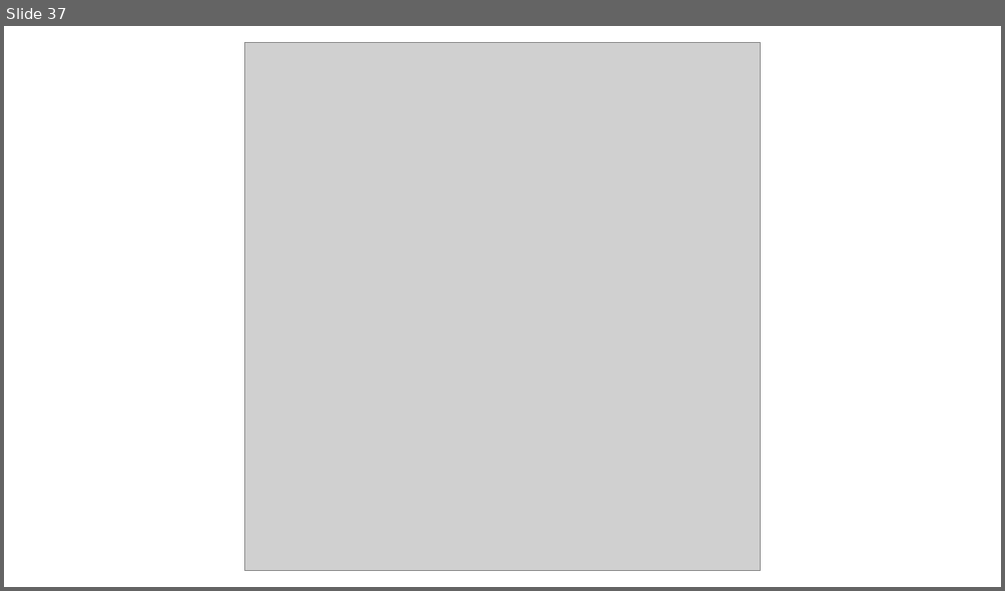
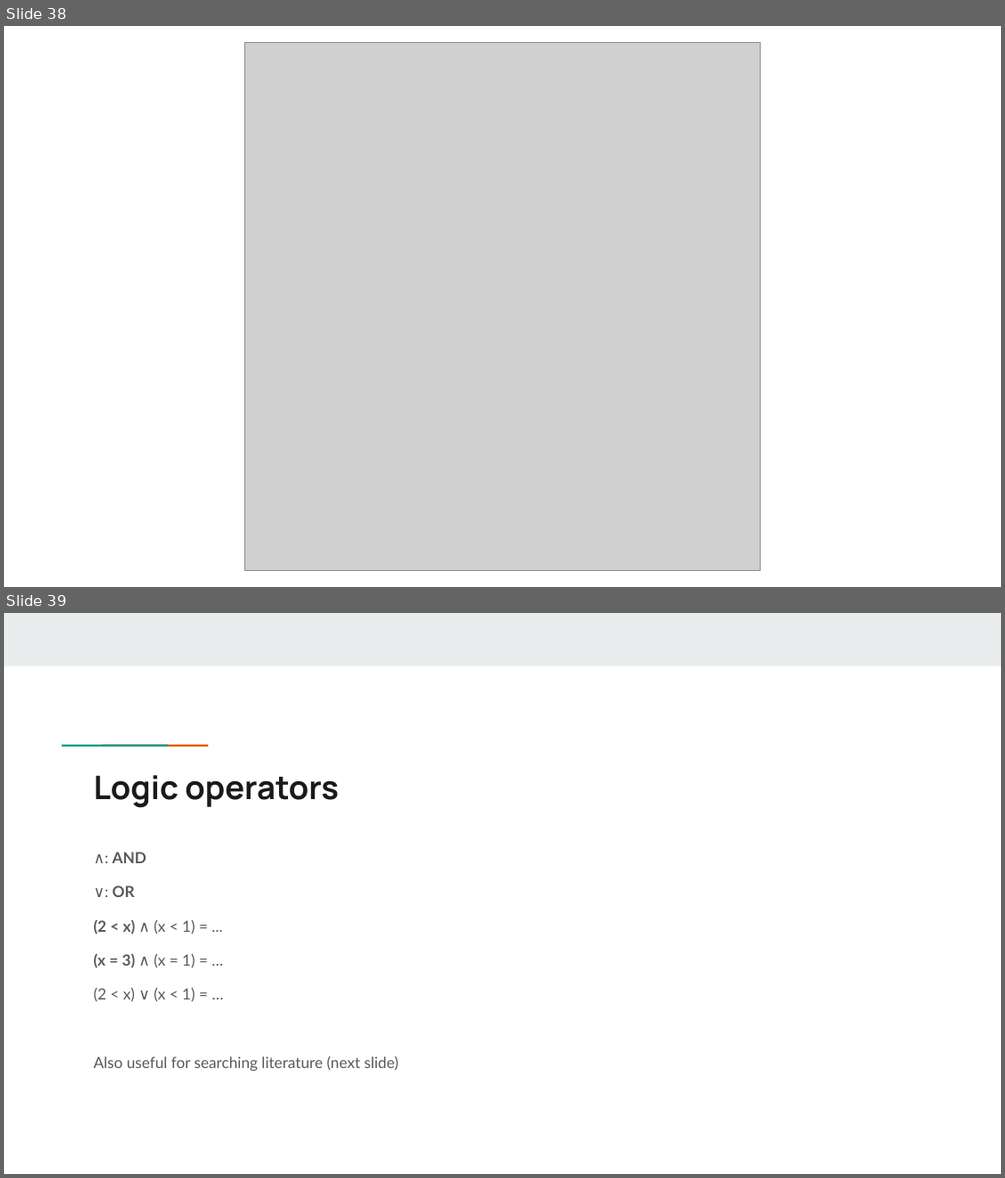
Before and after one commit to rikhuijzer/BayesianAssignment.jl, a slide deck: presentation/Bayesian assignment.pptx. Shown one above the other, each under a label of ours: slide 37 before the commit, slides 38 and 39 after it. The pictures are 1005x591 and 1005x1178 pixels, drawn with LibreOffice and Linux fonts; fonts in the diff are those of the drawing; grey boxes stand for pictures. Boxes give left, top, right and bottom in pixels: in the first picture for what was removed or moved away, otherwise in the second. Text is boxed around its words. In the diff, an @@ line names an element or a change of style, - is before the commit and + after.

```diff
--- a/presentation/Bayesian assignment.pptx
+++ b/presentation/Bayesian assignment.pptx
@@ slide 39 added at (x1=4, y1=613, x2=1001, y2=1174), background #FFFFFF @@
@@ rectangle added at (x1=4, y1=613, x2=1001, y2=666), fill #E9EDEE @@
@@ rectangle added at (x1=95, y1=743, x2=136, y2=747), fill #1A9988 @@
@@ rectangle added at (x1=135, y1=743, x2=176, y2=747), fill #EB5600 @@
@@ title added at (x1=94, y1=775, x2=339, y2=808), 23.4 pt, text #1A1A1A, bold @@
+Logic operators
@@ text added at (x1=94, y1=852, x2=399, y2=1070), 11.1 pt, text #595959 @@
+∧: AND
+∨: OR
+(2 < x) ∧ (x < 1) = ...
+(x = 3) ∧ (x = 1) = …
+(2 < x) ∨ (x < 1) = …
+Also useful for searching literature (next slide)
@@ what was slide 37 is now slide 38 @@
```
Also in this commit, not shown: 2 other slides added.
